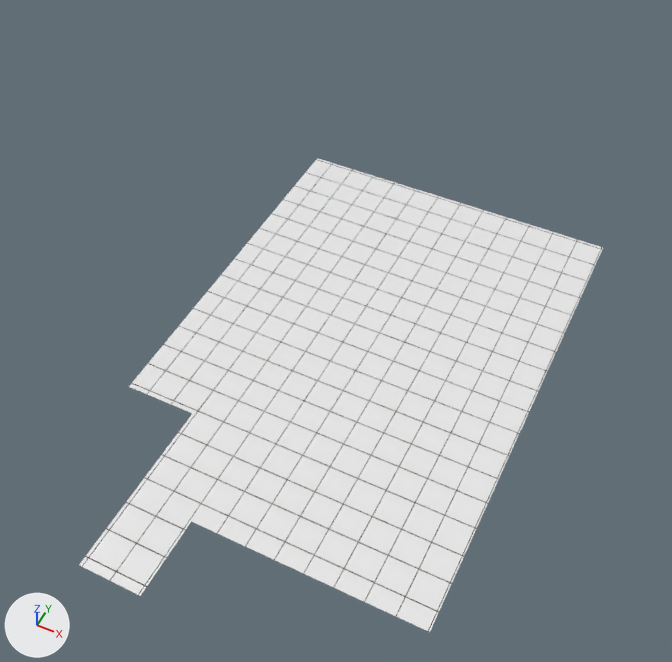
The Blender file Ap.blend as it was, and as the next commit left it.
Camera for both pictures: a 50 mm camera at (4.59, -7.87, 11.52) aimed at (0.46, 0.39, 1.19). The lights are fixed; the arrows at lower left show +X, +Y and +Z.

Names of what the first picture shows: 'Chao'.
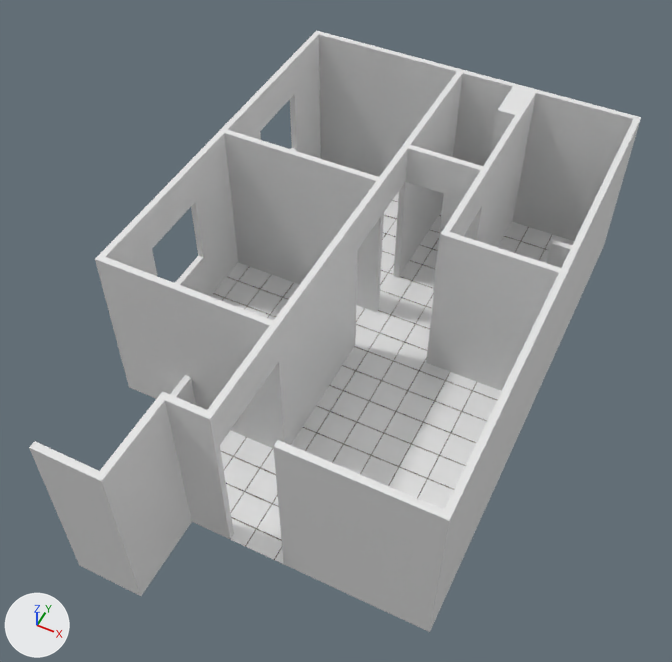
Commit message: Inicio da Modelagem das Paredes

Pixel boxes [x1, y1, x2, y2] of what changed, in the pictures (672 x 662 px):
```json
{"object": "Cube.006", "change": "added", "after": [29, 30, 641, 632]}
{"object": "Chao", "change": "unchanged, covered by the edit", "before": [79, 158, 603, 632], "after": [79, 192, 574, 589]}
```

The change, as JSON lines over the scene's bpy script:
```json
{"op": "add", "block": "me_cube_010", "code": ["me_cube_010 = bpy.data.meshes.new('Cube.010')", "me_cube_010.from_pydata(...)  # 694 vertices, 714 faces; spans x -2.83..2.95, y -5.47..3.87, z -1.34..1.44"]}
{"op": "add", "block": "ob_cube_006", "code": ["ob_cube_006 = bpy.data.objects.new('Cube.006', me_cube_010)", "ob_cube_006.location = (0.44, 1.46, 1.34)"]}
```
